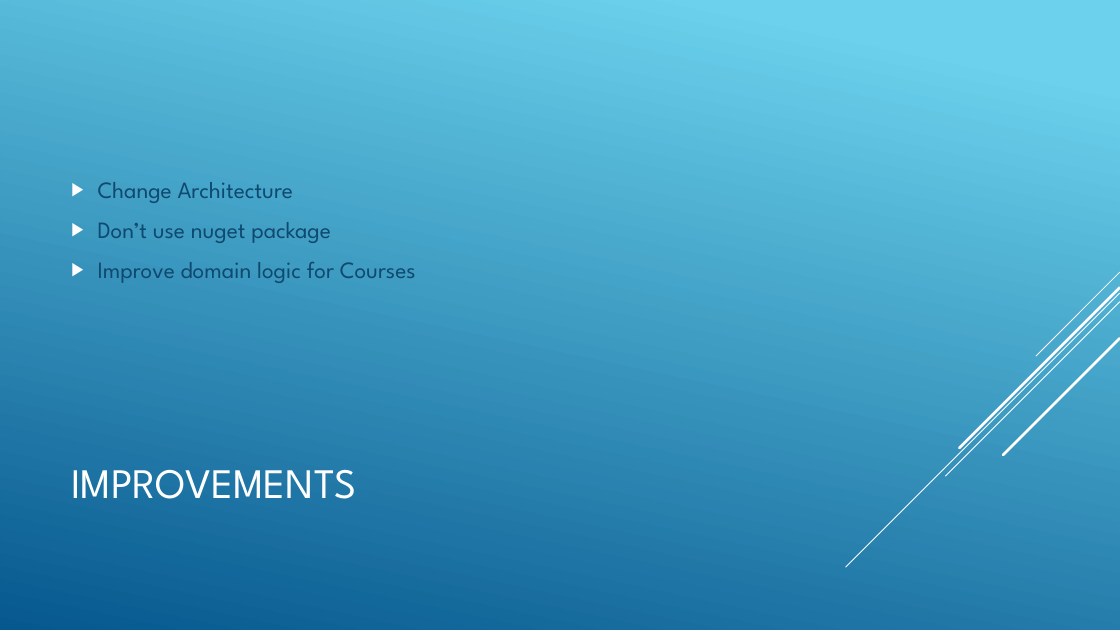
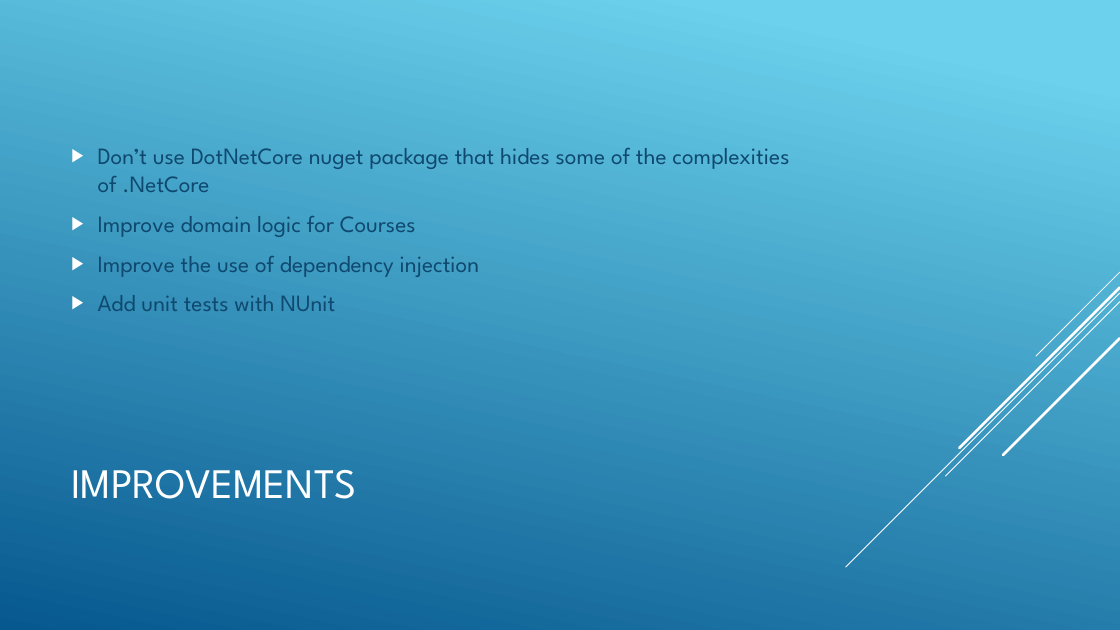
Before and after one commit to FTheron/LearningHub, a slide deck: slide 8 of LearningHubInReview.pptx (slide 9 before the commit). Drawn at 1120x630 pixels with LibreOffice and Linux fonts; fonts in the diff are those of the drawing. Boxes give left, top, right and bottom in pixels: in the first picture for what was removed or moved away, otherwise in the second. Text is boxed around its words. In the diff, an @@ line names an element or a change of style, - is before the commit and + after.

```diff
--- a/LearningHubInReview.pptx
+++ b/LearningHubInReview.pptx
@@ text at (x1=98, y1=148, x2=789, y2=192): text changed @@
-▶ Change Architecture
-▶ Don’t use nuget package
+▶ Don’t use DotNetCore nuget package that hides some of the complexities of .NetCore
@@ text at (x1=98, y1=256, x2=480, y2=311): paragraphs added @@
+▶ Improve the use of dependency injection
+▶ Add unit tests with NUnit
```
Also in this commit, not shown: 5 other slides changed, 1 slide removed.
